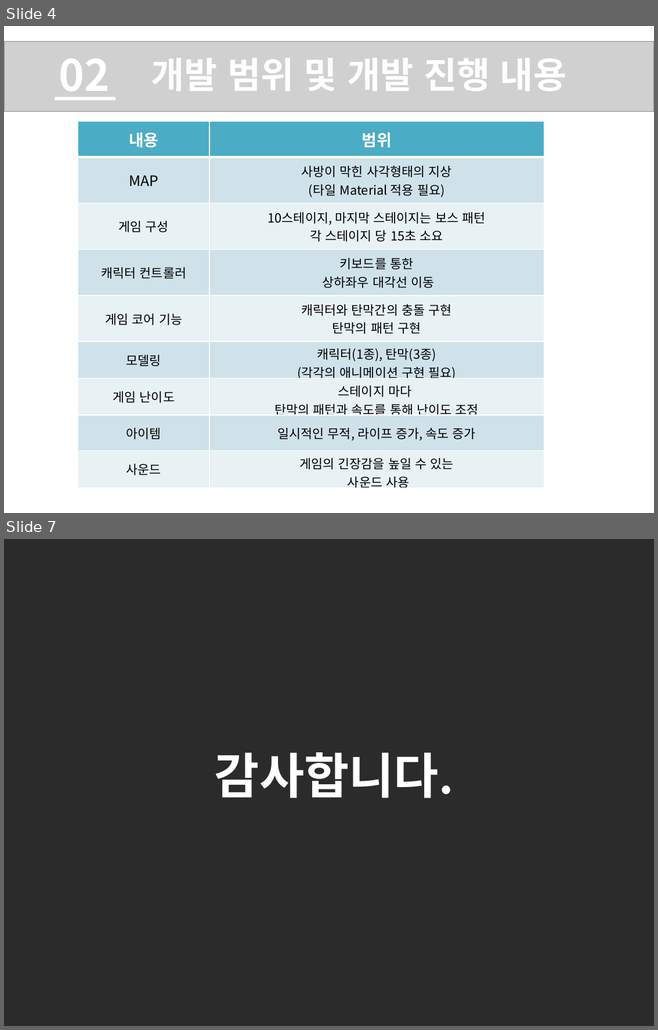
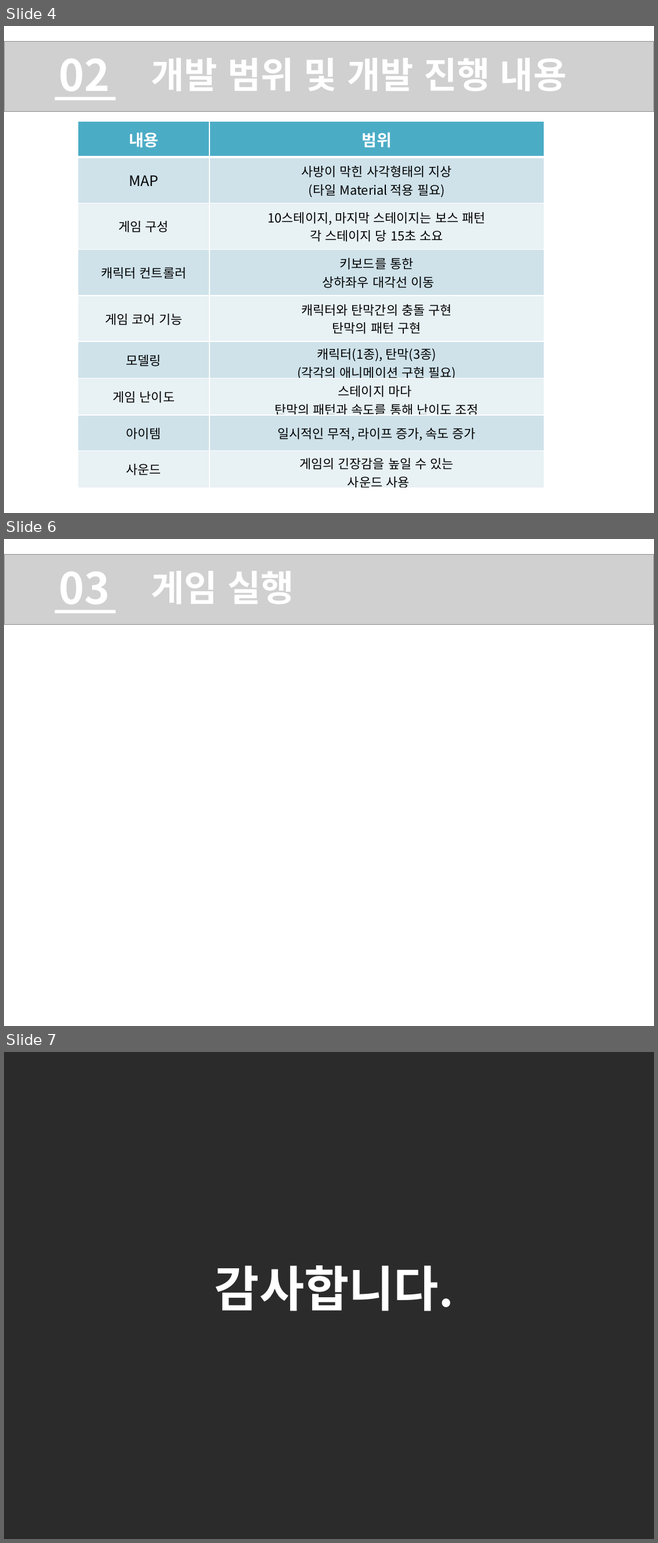
Before and after one commit to AnSuGuen/OgreGameProject, a slide deck: Project PPT/2016_GameEngineProject_ASG 3차.pptx. Shown one above the other, each under a label of ours: slides 4 and 7 before the commit, slides 4, 6 and 7 after it; the slides between them are not shown. The pictures are 658x1030 and 658x1543 pixels, drawn with LibreOffice and Linux fonts; fonts in the diff are those of the drawing; grey boxes stand for pictures; background and template pictures are left out; a plain dark background stands for a picture behind light text. Boxes give left, top, right and bottom in pixels: in the first picture for what was removed or moved away, otherwise in the second. Text is boxed around its words. In the diff, an @@ line names an element or a change of style, - is before the commit and + after.

```diff
--- a/Project PPT/2016_GameEngineProject_ASG 3차.pptx
+++ b/Project PPT/2016_GameEngineProject_ASG 3차.pptx
@@ slide 6 added at bbox=[4, 539, 654, 1026], background #FFFFFF @@
@@ picture added at bbox=[4, 554, 654, 624] @@
@@ text added at bbox=[59, 571, 110, 613], 48 pt, text #FFFFFF, bold @@
+03
@@ text added at bbox=[151, 571, 293, 604], 40 pt, text #FFFFFF, bold @@
+게임 실행
@@ rounded rectangle added at bbox=[54, 610, 116, 613], fill #FFFFFF @@
```
Also in this commit, not shown: 2 slides changed, 1 slide removed, 57 other files.
